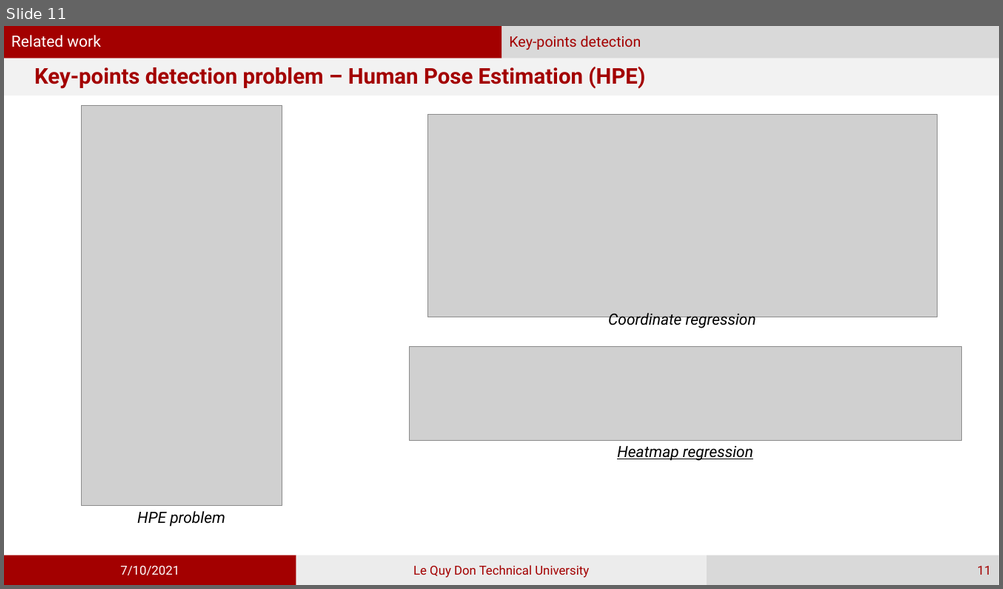
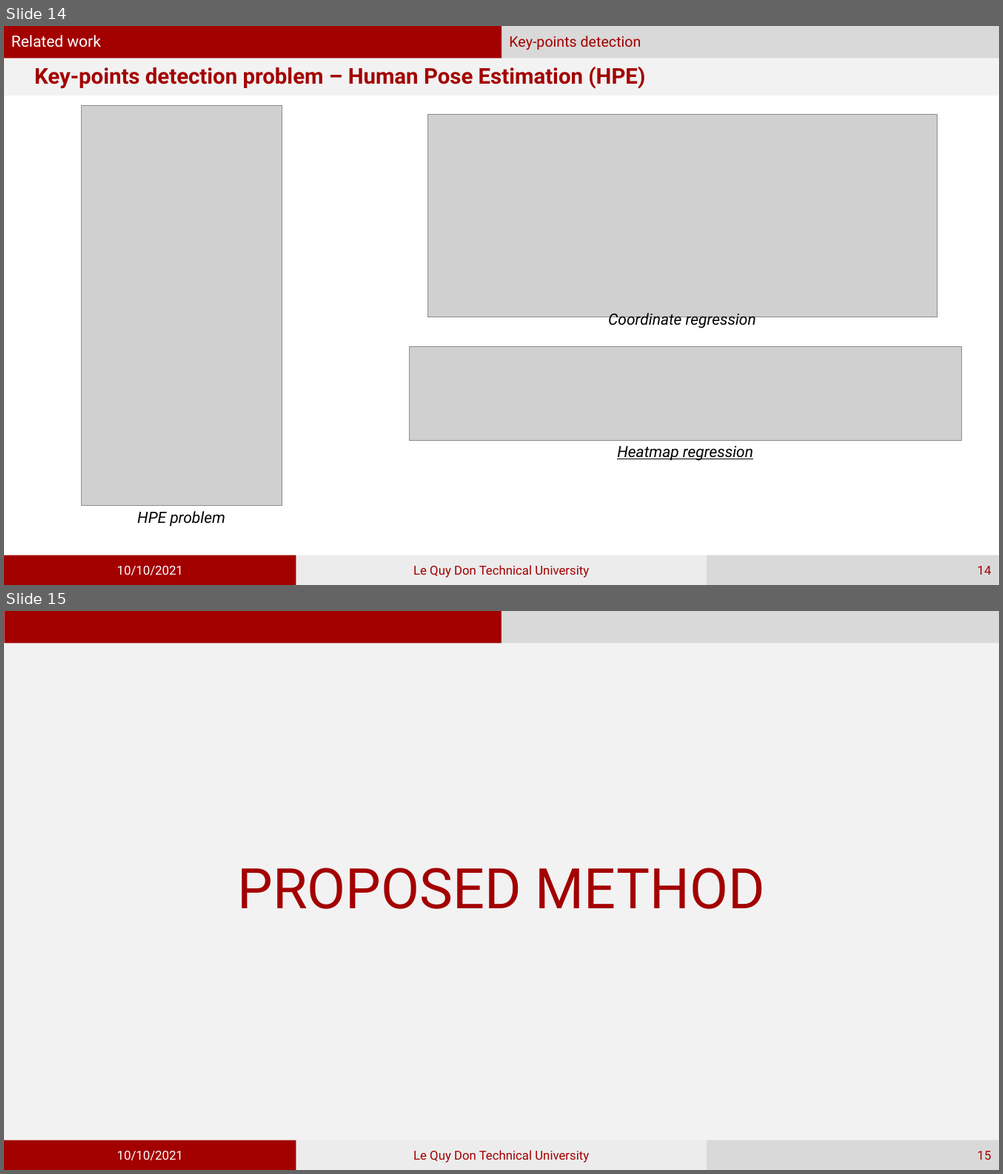
Before and after one commit to phamvandan/graduated-thesis-2021, a slide deck: my_template.pptx. Shown one above the other, each under a label of ours: slide 11 before the commit, slides 14 and 15 after it. The pictures are 1003x589 and 1003x1174 pixels, drawn with LibreOffice and Linux fonts; fonts in the diff are those of the drawing; grey boxes stand for pictures. Boxes give left, top, right and bottom in pixels: in the first picture for what was removed or moved away, otherwise in the second. Text is boxed around its words. In the diff, an @@ line names an element or a change of style, - is before the commit and + after.

```diff
--- a/my_template.pptx
+++ b/my_template.pptx
@@ slide 15 added at bbox=[4, 611, 999, 1170], background #F2F2F2; not listed: 2 template elements that a slide beside it also shows @@
@@ title added at bbox=[238, 868, 765, 909], 54 pt, text #A30000 @@
+PROPOSED METHOD
@@ rectangle added at bbox=[4, 1141, 296, 1170], fill #A30000, 12 pt, text #FFFFFF @@
+10/10/2021
@@ page number added at bbox=[707, 1141, 999, 1170], fill #D9D9D9, 12 pt, text #A30000 @@
+15
@@ text added at bbox=[413, 1150, 589, 1163], 12 pt, text #A30000 @@
+Le Quy Don Technical University
@@ what was slide 11 is now slide 14 @@
@@ slide 14 changed as well @@
@@ text in rectangle at bbox=[117, 566, 183, 576]: text changed @@
-7/10/2021
+10/10/2021
@@ page number at bbox=[977, 566, 991, 575]: text changed @@
-11
+14
```
Also in this commit, not shown: 27 other slides changed, 5 other slides added, 5 other files.
